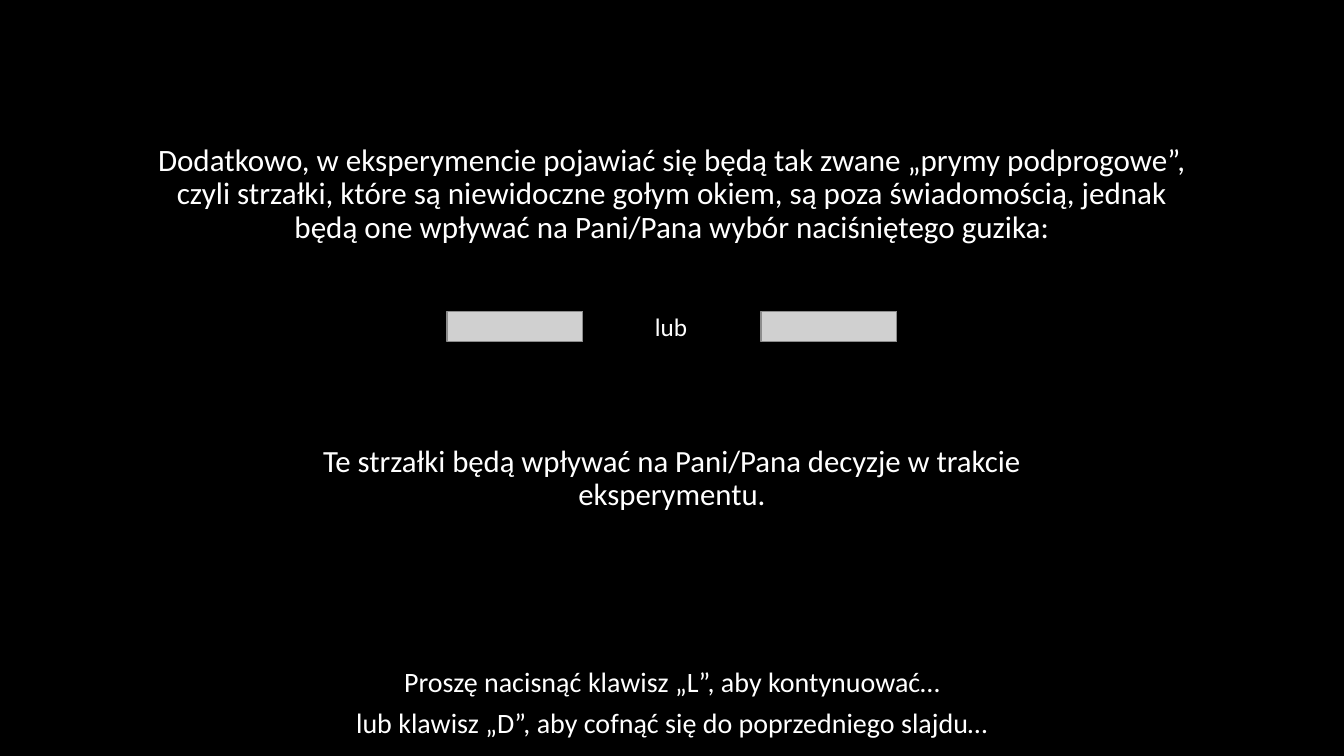
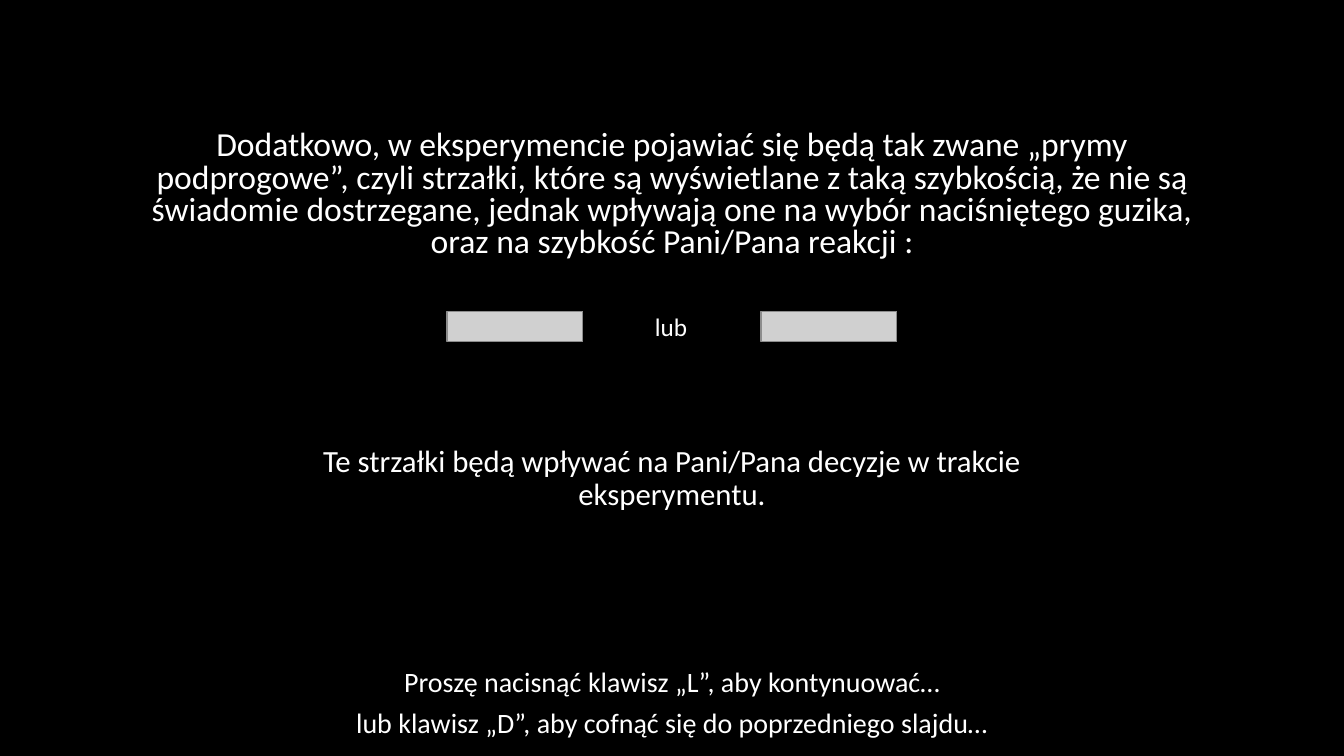
Before and after one commit to mmagnuski/senofag, a slide deck: slide 7 of EPRIME procedura png/Slajdy_proc1.pptx. Drawn at 1344x756 pixels with LibreOffice and Linux fonts; fonts in the diff are those of the drawing; grey boxes stand for pictures. Boxes give left, top, right and bottom in pixels: in the first picture for what was removed or moved away, otherwise in the second. Text is boxed around its words. In the diff, an @@ line names an element or a change of style, - is before the commit and + after.

```diff
--- a/EPRIME procedura png/Slajdy_proc1.pptx
+++ b/EPRIME procedura png/Slajdy_proc1.pptx
@@ text at bbox=[152, 132, 1192, 259]: text changed; size 22.2 to 24 pt @@
-Dodatkowo, w eksperymencie pojawiać się będą tak zwane „prymy podprogowe”, czyli strzałki, które są niewidoczne gołym okiem, są poza świadomością, jednak będą one wpływać na Pani/Pana wybór naciśniętego guzika:
+Dodatkowo, w eksperymencie pojawiać się będą tak zwane „prymy podprogowe”, czyli strzałki, które są wyświetlane z taką szybkością, że nie są świadomie dostrzegane, jednak wpływają one na wybór naciśniętego guzika, oraz na szybkość Pani/Pana reakcji :
```
Also in this commit, not shown: 1 other slide changed, 16 other files.
